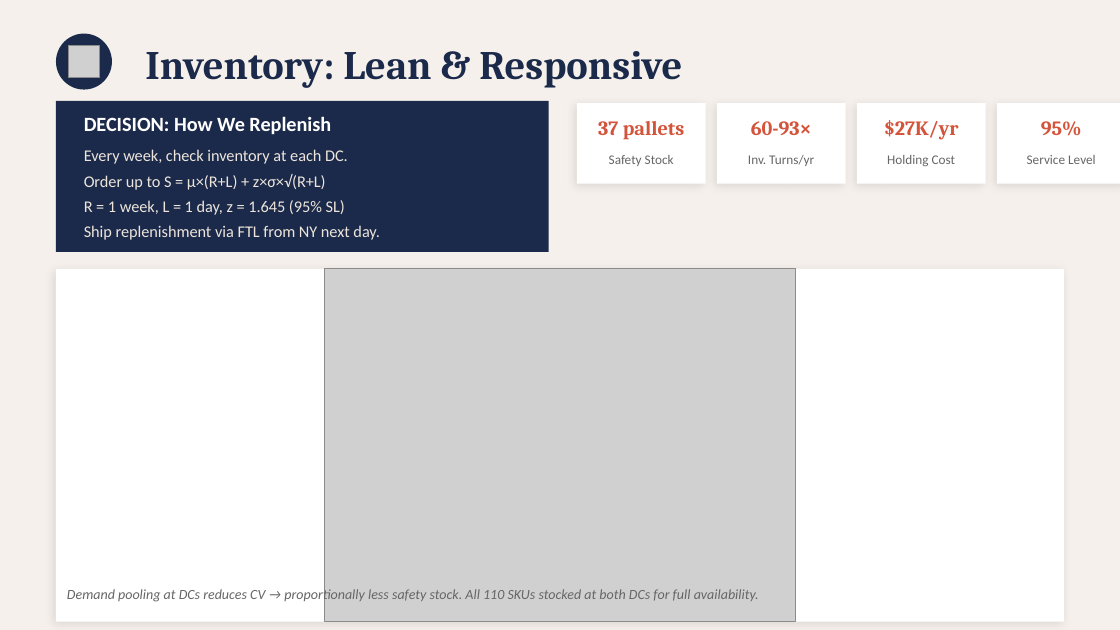
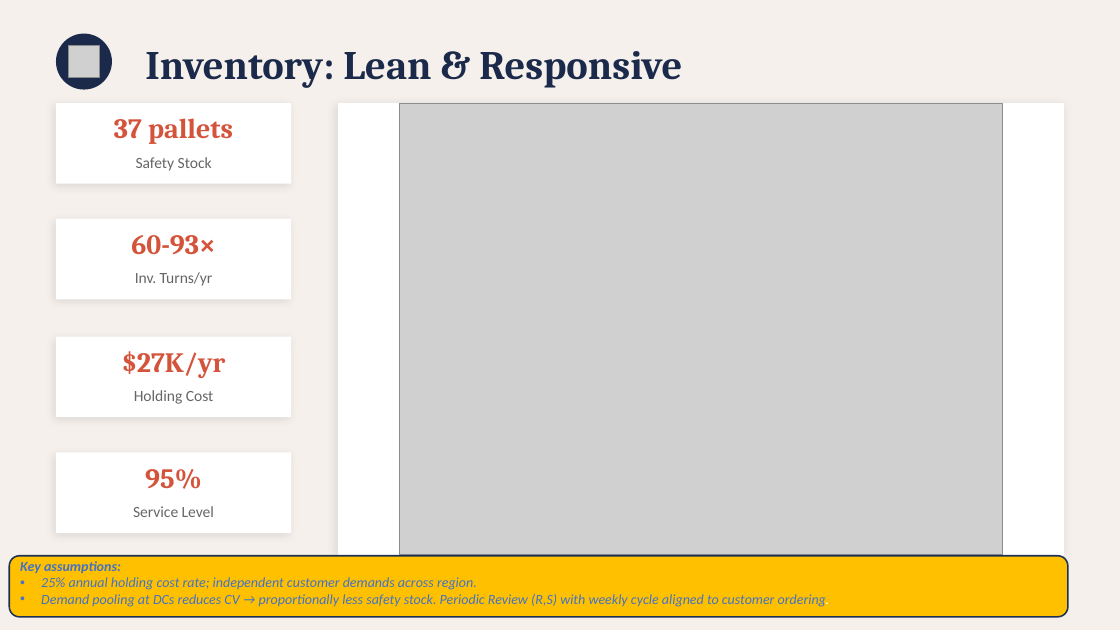
Before and after one commit to DanielRegaladoUMiami/CanDi-Supply-Chain-Design, a slide deck: slide 8 of CanDi_Supply_Chain_Presentation.pptx. Drawn at 1120x630 pixels with LibreOffice and Linux fonts; fonts in the diff are those of the drawing; grey boxes stand for pictures. Boxes give left, top, right and bottom in pixels: in the first picture for what was removed or moved away, otherwise in the second. Text is boxed around its words. In the diff, an @@ line names an element or a change of style, - is before the commit and + after.

```diff
--- a/CanDi_Supply_Chain_Presentation.pptx
+++ b/CanDi_Supply_Chain_Presentation.pptx
@@ text "37 pallets": place and size @@
-text "37 pallets" at bbox=[598, 121, 684, 140]
+text "37 pallets" at bbox=[114, 118, 233, 144]
@@ rectangle: place and size @@
-rectangle at bbox=[56, 101, 549, 252]
+rectangle at bbox=[56, 103, 291, 184]
@@ rectangle at bbox=[56, 103, 291, 184]: fill #1B2A4A to #FFFFFF; shadow on @@
@@ text removed at bbox=[84, 116, 331, 134] @@
-DECISION: How We Replenish
@@ rectangle: place and size @@
-rectangle at bbox=[997, 103, 1120, 184]
+rectangle at bbox=[338, 103, 1064, 556]
@@ picture added at bbox=[400, 104, 1002, 556] @@
@@ text "Safety Stock": place and size @@
-text "Safety Stock" at bbox=[609, 155, 674, 166]
+text "Safety Stock" at bbox=[136, 157, 212, 171]
@@ text removed at bbox=[84, 149, 379, 240] @@
-Every week, check inventory at each DC.
-Order up to S = μ×(R+L) + z×σ×√(R+L)
-R = 1 week, L = 1 day, z = 1.645 (95% SL)
-Ship replenishment via FTL from NY next day.
@@ rectangle: place and size @@
-rectangle at bbox=[577, 103, 706, 184]
+rectangle at bbox=[56, 218, 291, 299]
@@ text "60-93×": place and size @@
-text "60-93×" at bbox=[751, 121, 812, 135]
+text "60-93×" at bbox=[131, 235, 215, 254]
@@ text "Inv. Turns/yr": place and size @@
-text "Inv. Turns/yr" at bbox=[748, 155, 814, 166]
+text "Inv. Turns/yr" at bbox=[135, 272, 213, 286]
@@ rectangle removed at bbox=[56, 269, 1064, 622] @@
@@ picture removed at bbox=[325, 269, 796, 622] @@
@@ rectangle: place and size @@
-rectangle at bbox=[717, 103, 846, 184]
+rectangle at bbox=[56, 336, 291, 417]
@@ text "$27K/yr": place and size @@
-text "$27K/yr" at bbox=[884, 120, 959, 140]
+text "$27K/yr" at bbox=[122, 351, 226, 378]
@@ text "Holding Cost": place and size @@
-text "Holding Cost" at bbox=[887, 155, 956, 166]
+text "Holding Cost" at bbox=[134, 390, 214, 404]
@@ rectangle: place and size @@
-rectangle at bbox=[857, 103, 986, 184]
+rectangle at bbox=[56, 452, 291, 533]
@@ size 13 to 18 pt in 4 elements at bbox=[114, 118, 233, 144], bbox=[131, 235, 215, 254], bbox=[122, 351, 226, 378], bbox=[145, 469, 202, 489] @@
@@ text "95%": place and size @@
-text "95%" at bbox=[1041, 121, 1082, 136]
+text "95%" at bbox=[145, 469, 202, 489]
@@ size 8.5 to 10 pt in 4 elements at bbox=[136, 157, 212, 171], bbox=[135, 272, 213, 286], bbox=[134, 390, 214, 404], bbox=[133, 506, 214, 517] @@
@@ text "Service Level": place and size @@
-text "Service Level" at bbox=[1027, 155, 1096, 164]
+text "Service Level" at bbox=[133, 506, 214, 517]
@@ rounded rectangle added at bbox=[9, 556, 1067, 617], fill #FFC000, outline #1E3256 1 pt @@
@@ text at bbox=[20, 561, 829, 607]: text changed; text colour #666666 to #4472C4 @@
-Demand pooling at DCs reduces CV → proportionally less safety stock. All 110 SKUs stocked at both DCs for full availability.
+Key assumptions:
+• 25% annual holding cost rate; independent customer demands across region.
+• Demand pooling at DCs reduces CV → proportionally less safety stock. Periodic Review (R,S) with weekly cycle aligned to customer ordering.
```
Also in this commit, not shown: 7 other slides changed, 1 other file.
